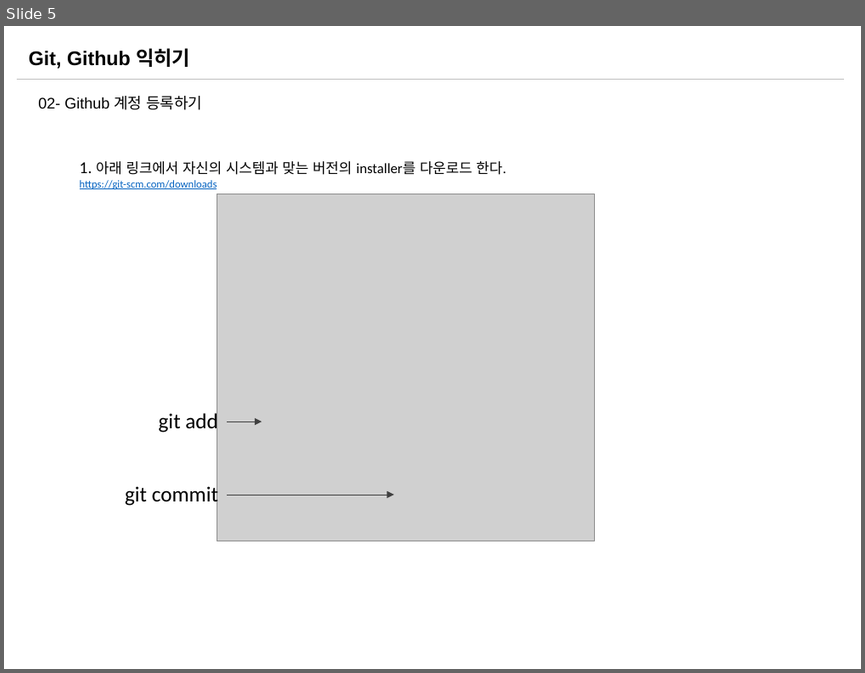
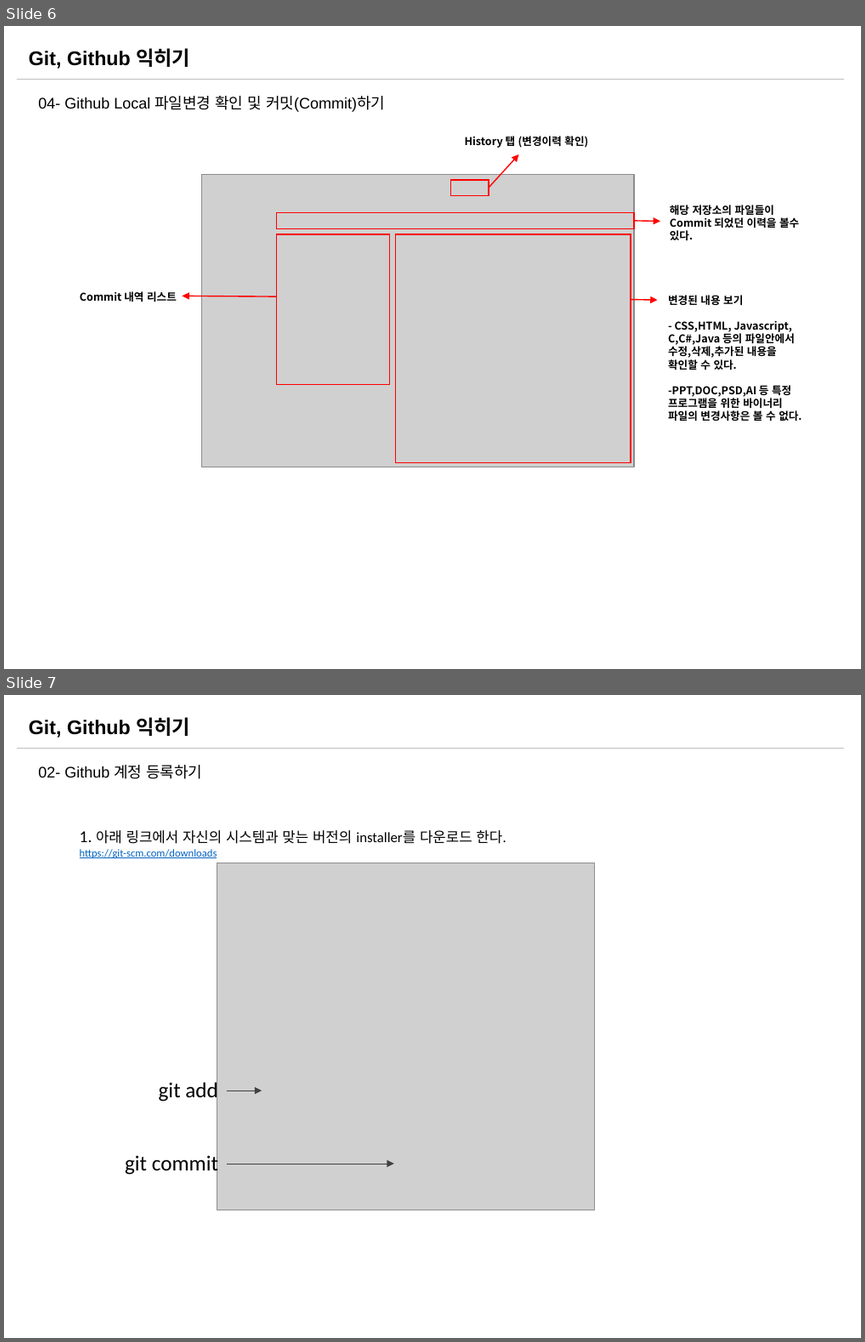
Before and after one commit to sabin21/NodeJS_Workflow_Study, a slide deck: CH00_Git_Github.pptx. Shown one above the other, each under a label of ours: slide 5 before the commit, slides 6 and 7 after it. The pictures are 865x673 and 865x1342 pixels, drawn with LibreOffice and Linux fonts; fonts in the diff are those of the drawing; grey boxes stand for pictures. Boxes give left, top, right and bottom in pixels: in the first picture for what was removed or moved away, otherwise in the second. Text is boxed around its words. In the diff, an @@ line names an element or a change of style, - is before the commit and + after.

Commit message:
Git 기초문서 수정

```diff
--- a/CH00_Git_Github.pptx
+++ b/CH00_Git_Github.pptx
@@ slide 6 added at [4, 26, 861, 669], background #FFFFFF; not listed: 2 template elements that a slide beside it also shows @@
@@ text added at [38, 96, 385, 112], 12.9 pt, text #000000 @@
+04- Github Local 파일변경 확인 및 커밋(Commit)하기
@@ text added at [465, 136, 588, 148], 9 pt, text #000000, bold @@
+History 탭 (변경이력 확인)
@@ picture added at [202, 174, 635, 467] @@
@@ arrow added from (489, 188) to (519, 154), #FF0000 1 pt @@
@@ rectangle added at [450, 180, 488, 196], outline #FF0000 1 pt @@
@@ rectangle added at [277, 213, 634, 229], outline #FF0000 1 pt @@
@@ arrow added from (633, 221) to (660, 222), #FF0000 1 pt @@
@@ text added at [670, 204, 799, 240], 9 pt, text #000000, bold @@
+해당 저장소의 파일들이 Commit 되었던 이력을 볼수 있다.
@@ rectangle added at [277, 234, 390, 384], outline #FF0000 1 pt @@
@@ rectangle added at [396, 234, 630, 462], outline #FF0000 1 pt @@
@@ text added at [80, 291, 177, 301], 9 pt, text #000000, bold @@
+Commit 내역 리스트
@@ arrow added from (276, 297) to (182, 296), #FF0000 1 pt @@
@@ arrow added from (630, 300) to (657, 301), #FF0000 1 pt @@
@@ text added at [668, 295, 801, 423], 9 pt, text #000000, bold @@
+변경된 내용 보기
+- CSS,HTML, Javascript,
+C,C#,Java 등의 파일안에서 수정,삭제,추가된 내용을 확인할 수 있다.
+-PPT,DOC,PSD,AI 등 특정 프로그램을 위한 바이너리 파일의 변경사항은 볼 수 없다.
@@ what was slide 5 is now slide 7 @@
```
Also in this commit, not shown: 1 slide changed, 1 other slide added.
